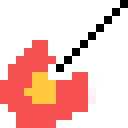
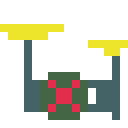
Layer changes from the first 128px x 128px image to the second:
added layer "Layer 2" above "Layer 1" over [0, 24, 128, 120]
hid "Layer 1" over [0, 0, 128, 128]
